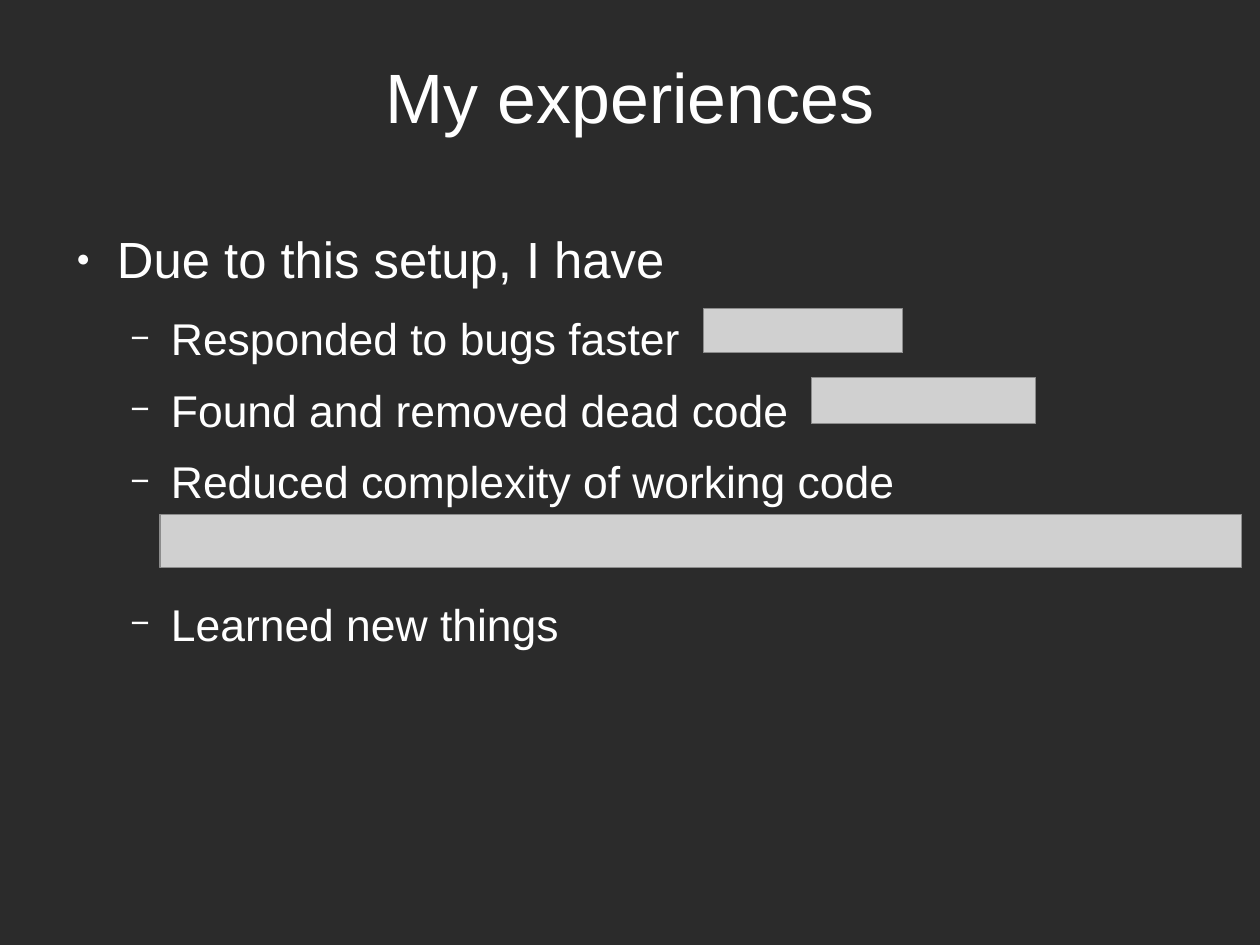
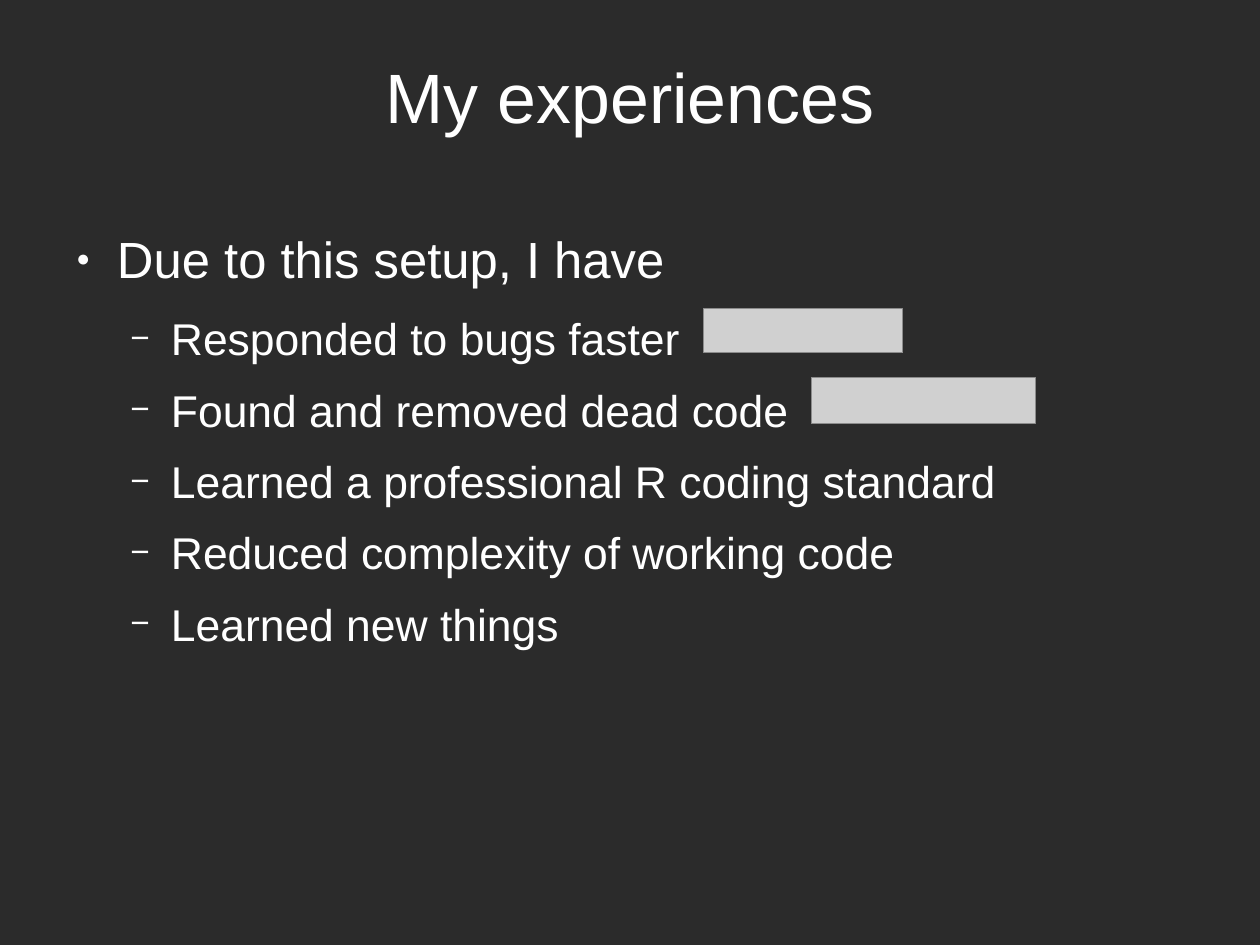
Before and after one commit to richelbilderbeek/PresentationsAboutR, a slide deck: slide 23 of ProfessionalRdevelopment/ProfessionalRDevelopment.odp (slide 19 before the commit). Drawn at 1260x945 pixels with LibreOffice and Linux fonts; fonts in the diff are those of the drawing; grey boxes stand for pictures; background and template pictures are left out; a plain dark background stands for a picture behind light text. Boxes give left, top, right and bottom in pixels: in the first picture for what was removed or moved away, otherwise in the second. Text is boxed around its words. In the diff, an @@ line names an element or a change of style, - is before the commit and + after.

```diff
--- a/ProfessionalRdevelopment/ProfessionalRDevelopment.odp
+++ b/ProfessionalRdevelopment/ProfessionalRDevelopment.odp
@@ text at [171,465,996,507]: paragraph added @@
+  − Learned a professional R coding standard
@@ picture removed at [160,515,1242,567] @@
```
Also in this commit, not shown: 2 other slides changed, 9 slides added, 5 slides removed, 19 other files.
